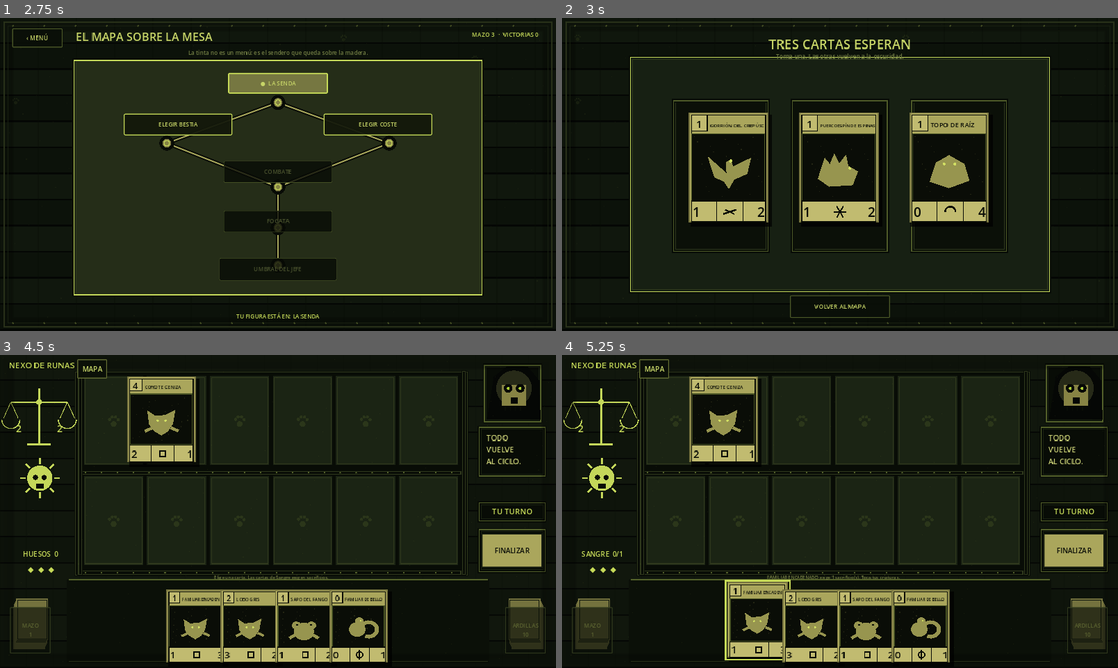
Above: before the commit, frames 1-4 (two rows, left to right).
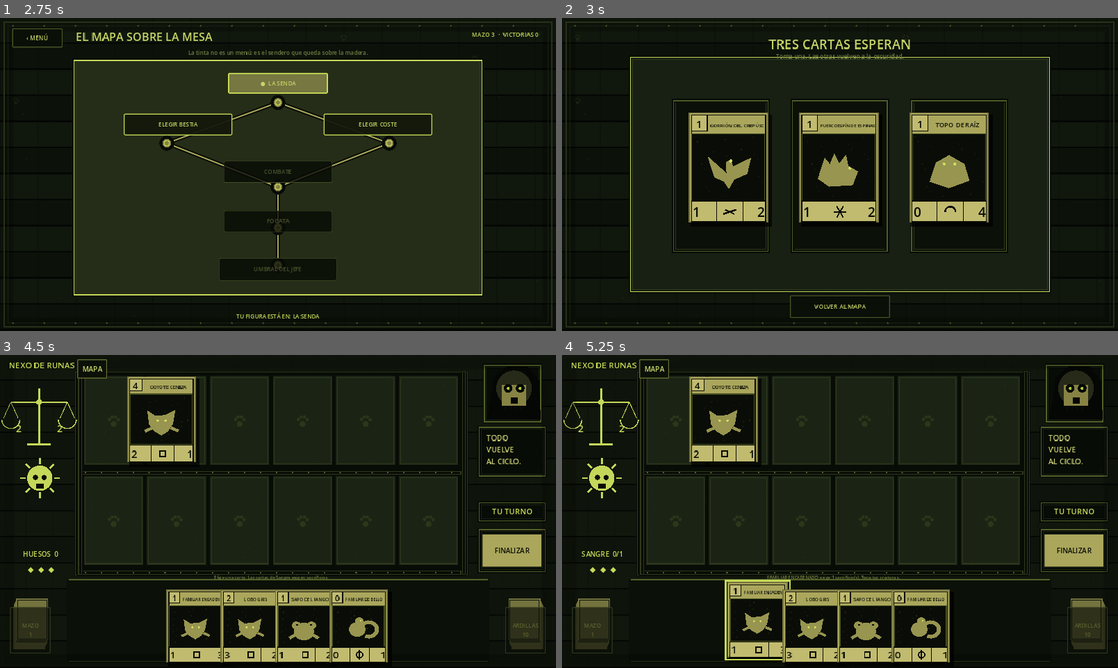
Above: after the commit, the same moments.

Repository: LoloscarPrr/Nexo-de-runas-v2
Game: Godot game, scene res://scenes/main.tscn
Same seed, same stepped clock (60 frames per second), same inputs: the game is played once before the commit and once after it.
Inputs (mouse positions are in pixels of both pictures, inside the frame that each line leads up to):
- Up to frame 1 (2.75 s): click "NUEVA PARTIDA INICIAR EL CICLO" at 0.5 s; click "‹ MENÚ" at 1.25 s; click "NUEVA PARTIDA INICIAR EL CICLO" at 2 s
- Up to frame 2 (3 s): click "ELEGIR BESTIA" at 2.75 s
- Up to frame 3 (4.5 s): click (166, 505) at 3.52 s; click "COMBATE" at 4.25 s
- Up to frame 4 (5.25 s): click (756, 627) at 5.02 s

Frame 1 is identical in both runs. In frame 2, less than 0.1% of the frame differs, in the area x 66-75%, y 32-35%; in frame 3, 0.2%; in frame 4, 0.2%, in the area x 26-69%, y 9-79%.

Commit message:
Center card artwork and remove all card tilt

Diff:
--- a/scripts/ui/battle_card.gd
+++ b/scripts/ui/battle_card.gd
@@ -19,6 +19,7 @@
 	focus_mode = Control.FOCUS_NONE
 	text = ""
 	clip_contents = false
+	texture_filter = CanvasItem.TEXTURE_FILTER_NEAREST
 	for state_name in ["normal", "hover", "pressed", "disabled", "focus"]:
 		add_theme_stylebox_override(state_name, StyleBoxEmpty.new())
 	resized.connect(_refresh_pose)
@@ -29,12 +30,10 @@
 func _refresh_pose() -> void:
 	pivot_offset = size * 0.5
 	var target_scale := Vector2(1.035, 1.035) if chosen else Vector2.ONE
-	var target_rotation := deg_to_rad(-1.0) if marked else rotation
 	var tween := create_tween()
 	tween.set_parallel(true)
 	tween.tween_property(self, "scale", target_scale, 0.08)
-	if marked:
-		tween.tween_property(self, "rotation", target_rotation, 0.08)
+	tween.tween_property(self, "rotation", 0.0, 0.08)
 	queue_redraw()
 
 func _press_pose() -> void:
@@ -70,7 +69,7 @@
 		title_size = maxi(8, title_size - 4)
 	elif title_text.length() > 15:
 		title_size = maxi(9, title_size - 3)
-	draw_string(font, Vector2(title_x, 7 + head_h * 0.69), title_text, HORIZONTAL_ALIGNMENT_LEFT, w - title_x - 15, title_size, INK)
+	draw_string(font, Vector2(title_x, 7 + head_h * 0.69), title_text, HORIZONTAL_ALIGNMENT_CENTER, w - title_x - 15, title_size, INK)
 
 	# Ventana de arte.
 	var art_top := head_h + 9.0
@@ -109,20 +108,18 @@
 	var texture := _get_art_texture(id)
 	if texture != null:
 		var source_size := texture.get_size()
-		# Los assets V3 ya son ilustraciones recortadas de Nexo, no cartas completas.
-		# Solo hacemos un crop central para llenar el hueco sin deformarlas.
-		var src := Rect2(Vector2.ZERO, source_size)
+		# Mantén la ilustración completa, recta y centrada. Nunca hacemos crop agresivo:
+		# calculamos un rectángulo de destino centrado conservando proporción.
 		var target_aspect := rect.size.x / rect.size.y
 		var source_aspect := source_size.x / source_size.y
+		var draw_size := rect.size
 		if source_aspect > target_aspect:
-			var new_width := source_size.y * target_aspect
-			src.position.x = (source_size.x - new_width) * 0.5
-			src.size.x = new_width
-		elif source_aspect < target_aspect:
-			var new_height := source_size.x / target_aspect
-			src.position.y = (source_size.y - new_height) * 0.5
-			src.size.y = new_height
-		draw_texture_rect_region(texture, rect, src, Color.WHITE, false, true)
+			draw_size.y = rect.size.x / source_aspect
+		else:
+			draw_size.x = rect.size.y * source_aspect
+		var draw_pos := rect.position + (rect.size - draw_size) * 0.5
+		var centered_rect := Rect2(draw_pos, draw_size)
+		draw_texture_rect(texture, centered_rect, false, Color.WHITE)
 		# Un filtro muy leve integra el arte sin borrar el detalle original de Nexo.
 		draw_rect(rect, Color(0.05, 0.075, 0.025, 0.08))
 		for y in range(int(rect.position.y) + 2, int(rect.end.y), 4):
